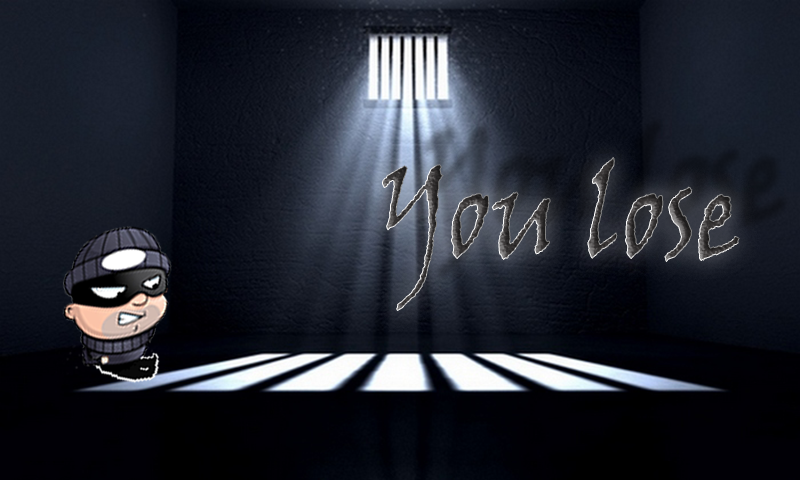
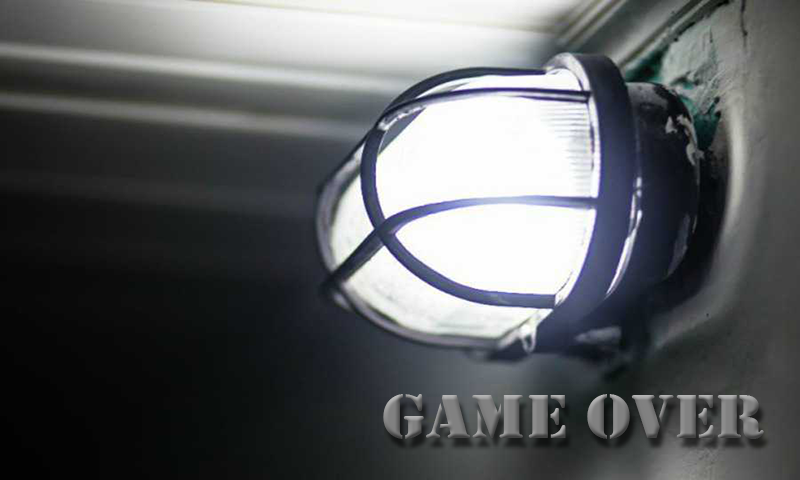
The second 800 × 480 image is a revision of the first. Changes to its layers:
removed layer "Слой 1" over [left=41, top=225, right=174, bottom=384]
removed layer "You lose" over [left=382, top=157, right=740, bottom=311]
added layer "Game Over" above "Фон" over [left=383, top=394, right=764, bottom=439]
painted on "Фон" over [left=0, top=0, right=800, bottom=480]
